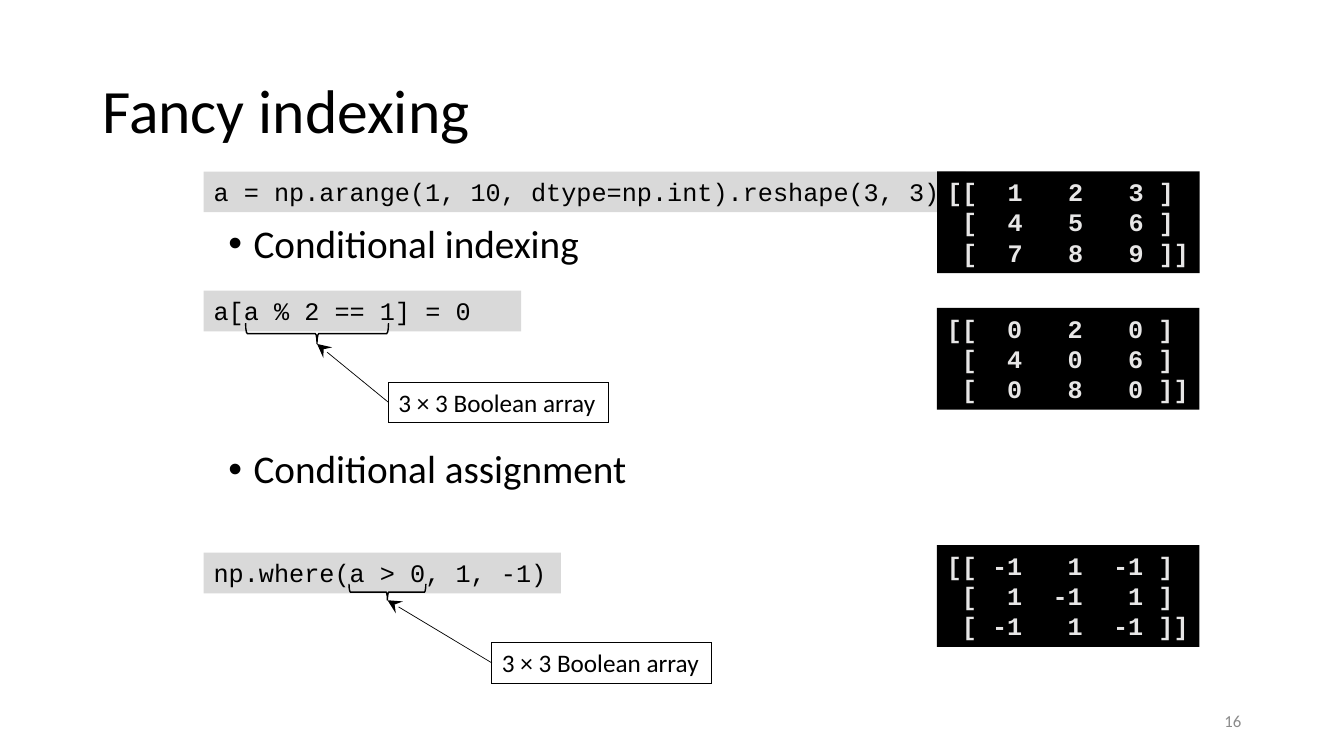
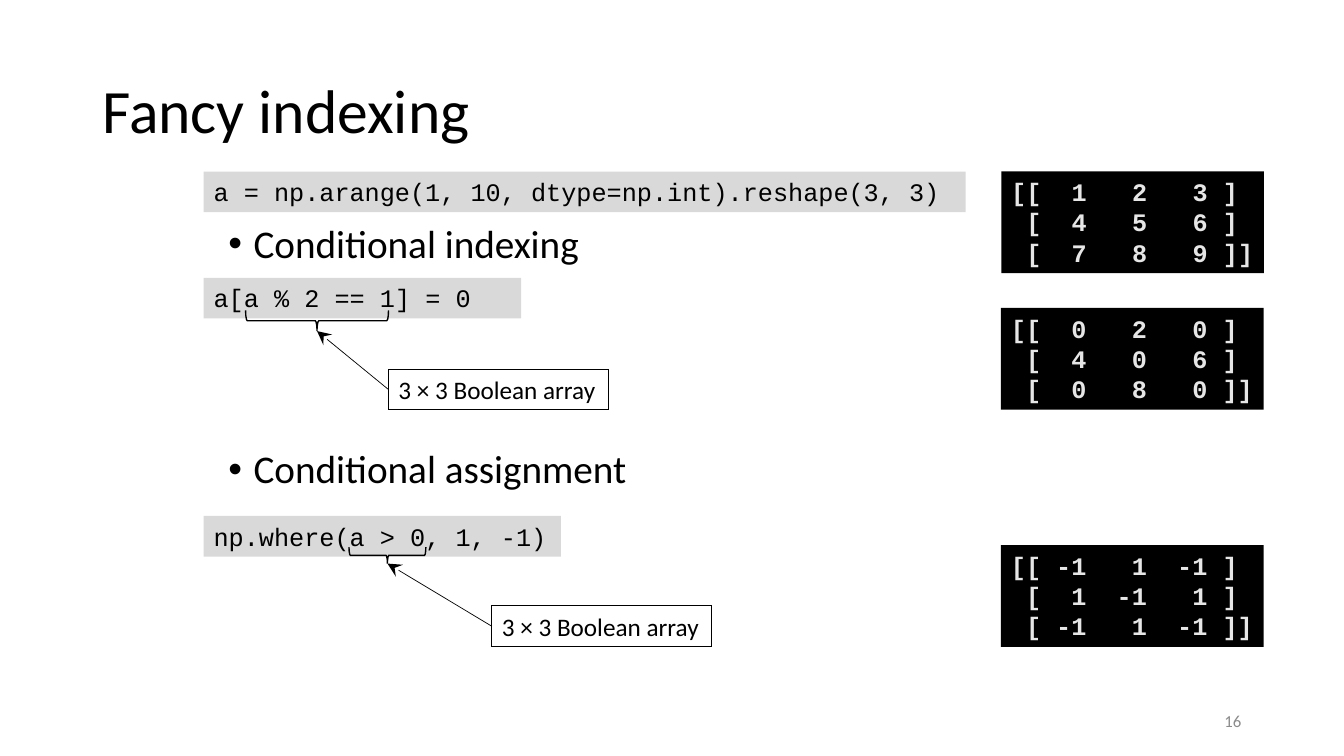
Before and after one commit to gjbex/Scientific-Python, a slide deck: slide 16 of scientific_python.pptx. Drawn at 1344x756 pixels with LibreOffice and Linux fonts; fonts in the diff are those of the drawing. Boxes give left, top, right and bottom in pixels: in the first picture for what was removed or moved away, otherwise in the second. Text is boxed around its words. In the diff, an @@ line names an element or a change of style, - is before the commit and + after.

```diff
--- a/scientific_python.pptx
+++ b/scientific_python.pptx
@@ rectangle "a[a % 2 == 1] ...": place and size @@
-rectangle "a[a % 2 == 1] ..." at bbox=[204, 290, 521, 331]
+rectangle "a[a % 2 == 1] ..." at bbox=[204, 278, 521, 319]
@@ left brace: place and size @@
-left brace at bbox=[246, 323, 389, 344]
+left brace at bbox=[246, 310, 389, 331]
@@ arrow moved from (388, 402) - (318, 344) to (388, 389) - (318, 332) @@
@@ rectangle "3 × 3 Boolean array": place and size @@
-rectangle "3 × 3 Boolean array" at bbox=[388, 382, 608, 422]
+rectangle "3 × 3 Boolean array" at bbox=[388, 369, 608, 409]
@@ 2 rectangles, 1 left brace, 1 arrow: place and size @@
-2 rectangles, 1 left brace, 1 arrow at bbox=[204, 553, 712, 684]
+2 rectangles, 1 left brace, 1 arrow at bbox=[204, 516, 712, 646]
@@ 3 rectangles: place and size @@
-3 rectangles at bbox=[937, 171, 1201, 647]
+3 rectangles at bbox=[1001, 171, 1264, 647]
```
Also in this commit, not shown: 12 other slides changed.
